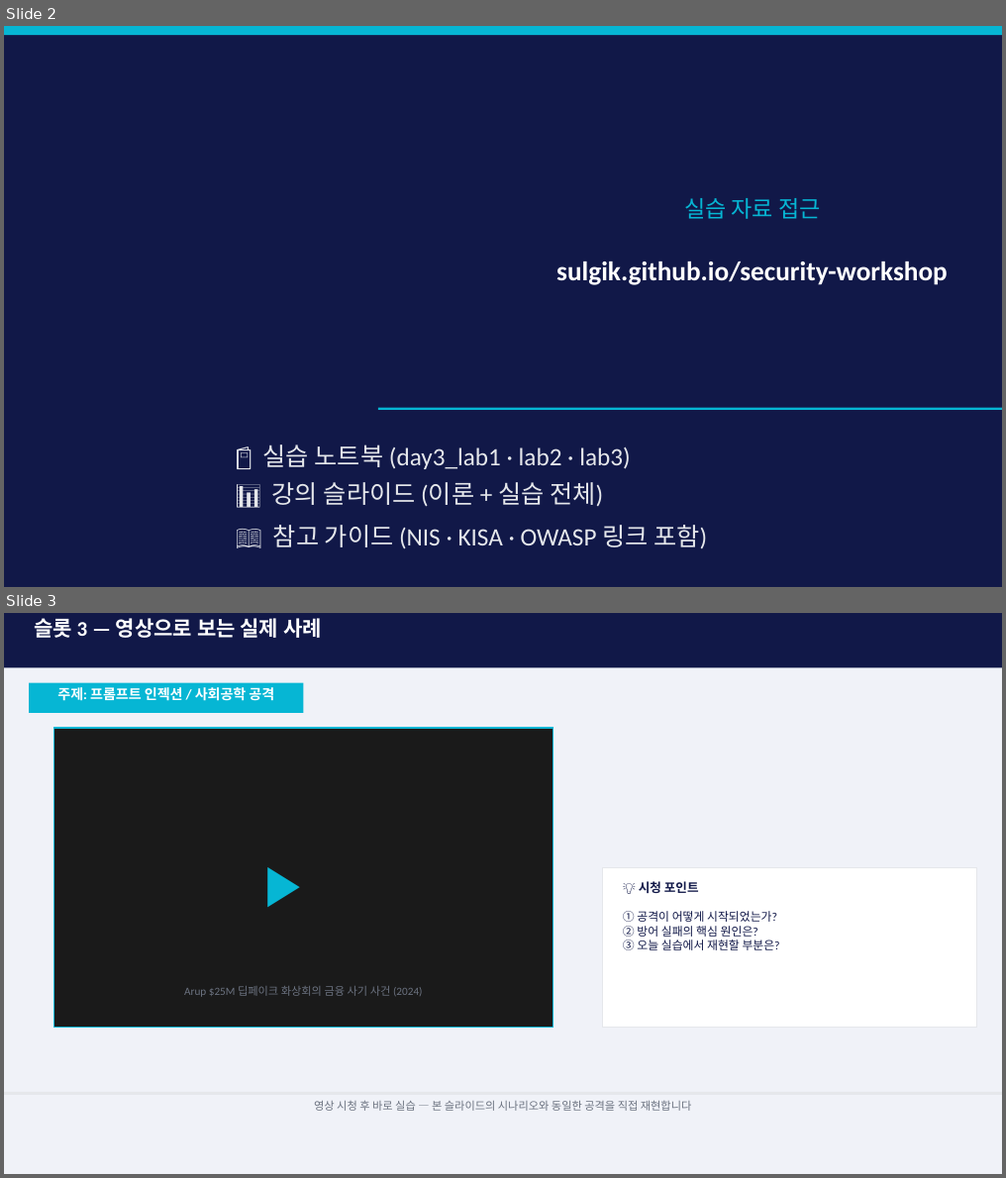
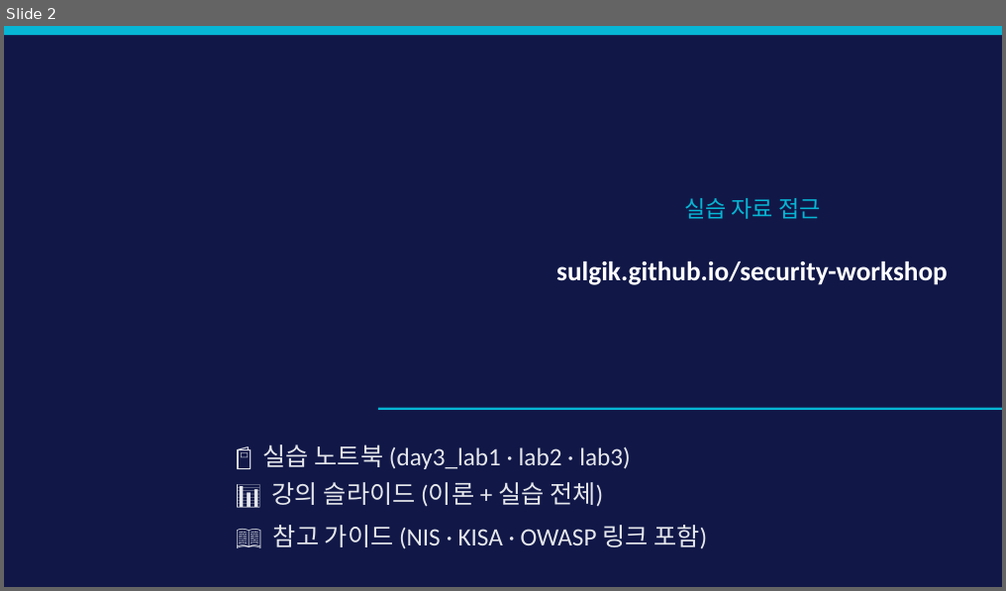
Before and after one commit to sulgik/security-workshop, a slide deck: ws01/class/3일차_3.pptx. Shown one above the other, each under a label of ours: slides 2 and 3 before the commit, slide 2 after it. The pictures are 1006x1178 and 1006x591 pixels, drawn with LibreOffice and Linux fonts; fonts in the diff are those of the drawing. Boxes give left, top, right and bottom in pixels: in the first picture for what was removed or moved away, otherwise in the second. Text is boxed around its words. In the diff, an @@ line names an element or a change of style, - is before the commit and + after.

```diff
--- a/ws01/class/3일차_3.pptx
+++ b/ws01/class/3일차_3.pptx
@@ slide 3 removed at (4,613,1002,1174), background #F0F2F8 @@
@@ rectangle removed at (4,613,1002,667) @@
@@ text removed at (34,618,322,638) @@
-슬롯 3 — 영상으로 보는 실제 사례
@@ rectangle removed at (29,682,303,713) @@
@@ text removed at (57,687,274,701) @@
-주제: 프롬프트 인젝션 / 사회공학 공격
@@ rectangle removed at (54,728,553,1027) @@
@@ text removed at (34,845,534,1145) @@
-▶
@@ rectangle removed at (603,867,977,1027) @@
@@ text removed at (639,881,699,893) @@
-💡 시청 포인트
@@ text removed at (623,911,780,951) @@
-① 공격이 어떻게 시작되었는가?
-② 방어 실패의 핵심 원인은?
-③ 오늘 실습에서 재현할 부분은?
@@ text removed at (184,986,423,997) @@
-Arup $25M 딥페이크 화상회의 금융 사기 사건 (2024)
@@ rectangle removed at (4,1092,1002,1095) @@
@@ text removed at (314,1101,692,1111) @@
-영상 시청 후 바로 실습 — 본 슬라이드의 시나리오와 동일한 공격을 직접 재현합니다
```
Also in this commit, not shown: 2 other files.
